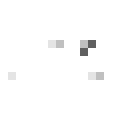
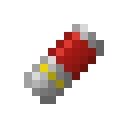
Comparing the layer stacks of the two 128 x 128 images. Changes:
hid group "bolt" (3 layers) over [8, 32, 104, 104]
added group "electrolyte/flux cell" with 8 layers above "cryo cell" over [24, 24, 104, 104]
added layer "cap" in group "electrolyte/flux cell" over [72, 24, 104, 56]
added layer "Layer 23" in group "electrolyte/flux cell" over [56, 32, 80, 56]
added layer "core" (1st of 2, in "electrolyte/flux cell") in group "electrolyte/flux cell" over [48, 24, 104, 80]
added layer "band" (1st of 2, in "electrolyte/flux cell") in group "electrolyte/flux cell" over [40, 64, 64, 88]
added layer "shell" (1st of 2, in "electrolyte/flux cell") in group "electrolyte/flux cell" over [24, 56, 72, 104]
renamed "Layer 11" to "noise 1", hid it over [8, 24, 104, 104]
